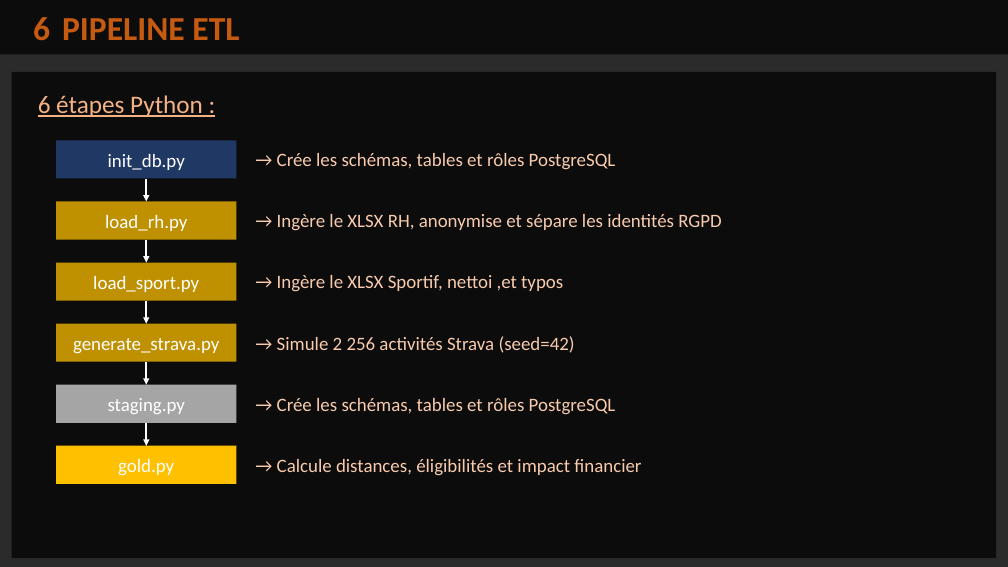
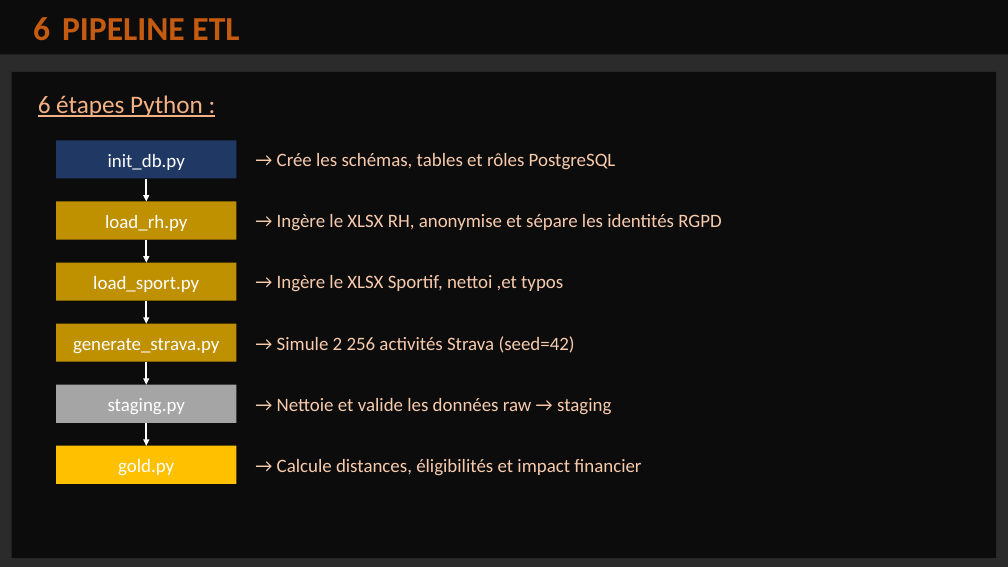
Before and after one commit to merais/formation, a slide deck: slide 7 of P12_Gerez_un_projet_d_infrastructure_aymeric_bailleul/_orchestration/_docs/ABAI_02_presentation.pptx. Drawn at 1008x567 pixels with LibreOffice and Linux fonts; fonts in the diff are those of the drawing; background and template pictures are left out; a plain dark background stands for a picture behind light text. Boxes give left, top, right and bottom in pixels: in the first picture for what was removed or moved away, otherwise in the second. Text is boxed around its words. In the diff, an @@ line names an element or a change of style, - is before the commit and + after.

```diff
--- a/P12_Gerez_un_projet_d_infrastructure_aymeric_bailleul/_orchestration/_docs/ABAI_02_presentation.pptx
+++ b/P12_Gerez_un_projet_d_infrastructure_aymeric_bailleul/_orchestration/_docs/ABAI_02_presentation.pptx
@@ text at bbox=[277, 398, 611, 415]: text changed @@
-→ Crée les schémas, tables et rôles PostgreSQL
+→ Nettoie et valide les données raw → staging
```
Also in this commit, not shown: 1 other slide changed, 7 other files.
